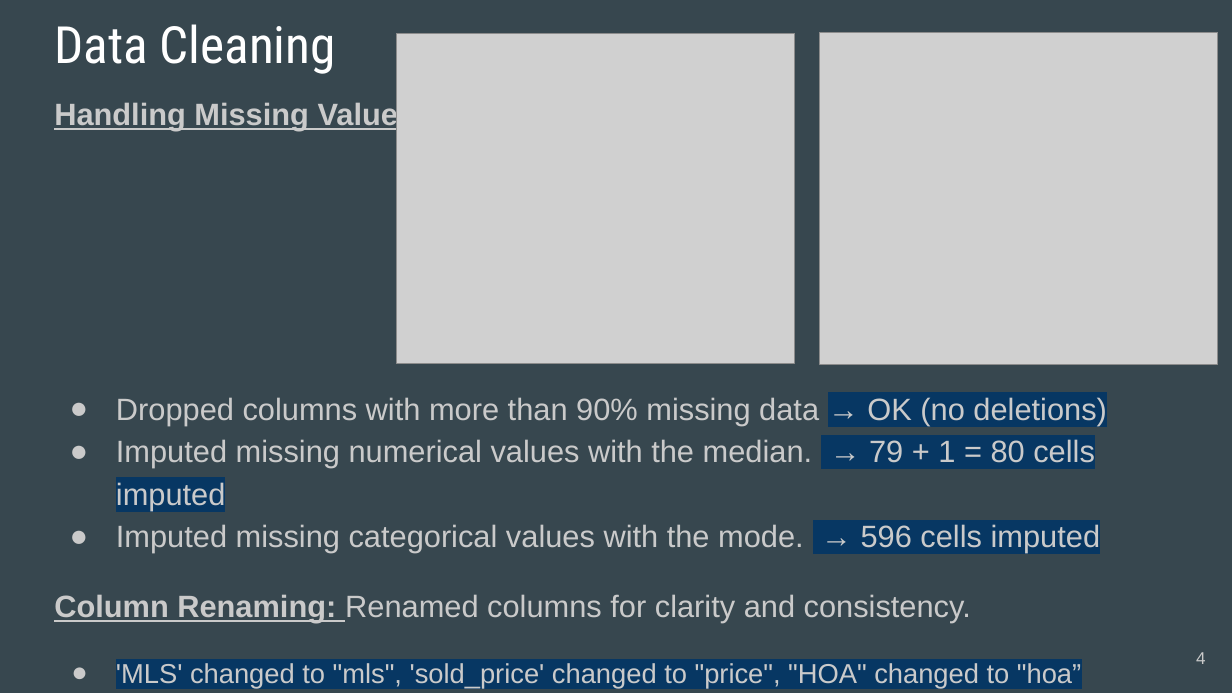
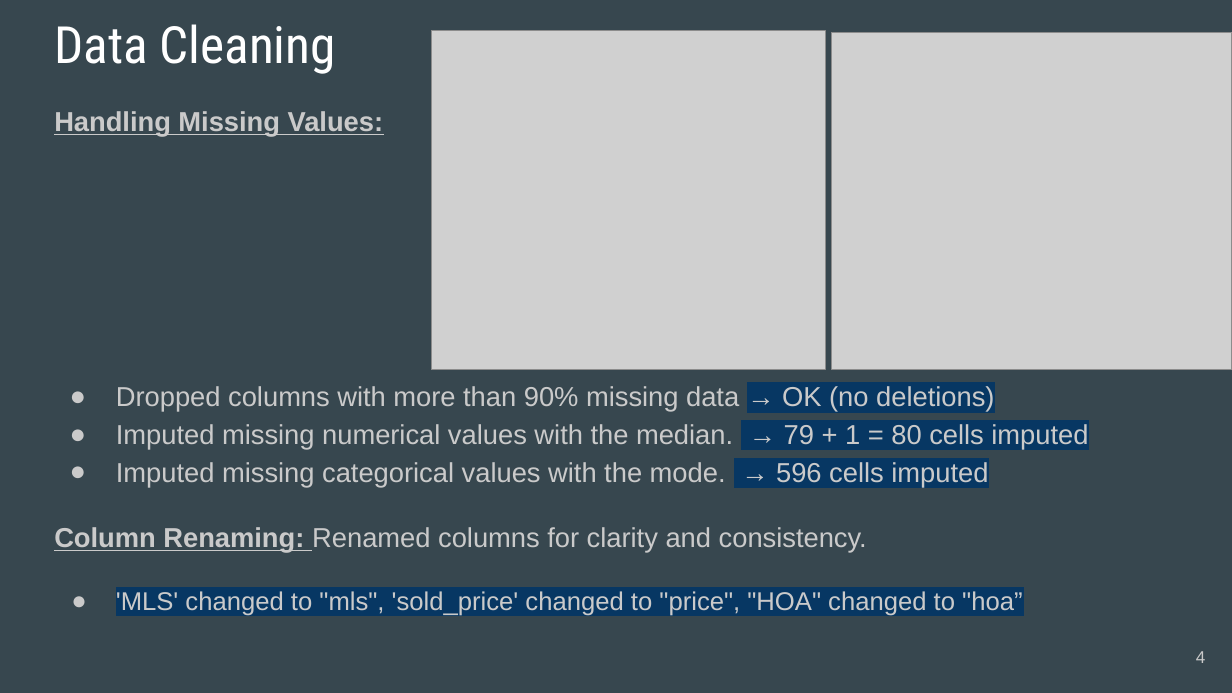
Before and after one commit to NyoYoAB/housingData_EDA, a slide deck: slide 4 of eda_presentation.pptx. Drawn at 1232x693 pixels with LibreOffice and Linux fonts; fonts in the diff are those of the drawing; grey boxes stand for pictures. Boxes give left, top, right and bottom in pixels: in the first picture for what was removed or moved away, otherwise in the second. Text is boxed around its words. In the diff, an @@ line names an element or a change of style, - is before the commit and + after.

```diff
--- a/eda_presentation.pptx
+++ b/eda_presentation.pptx
@@ picture: place and size @@
-picture at [397,33,795,363]
+picture at [431,31,825,370]
@@ picture: place and size @@
-picture at [819,32,1217,365]
+picture at [832,32,1232,370]
@@ text "Handling Missing Values:": place and size @@
-text "Handling Missing Values:" at [54,101,1106,689]
+text "Handling Missing Values:" at [54,111,1088,616]
@@ text "Handling Missing Values:" at [54,111,1088,616]: size 18 to 16 pt in "Handling Missing Values:", "Dropped columns with more than 90% missing ...", "Imputed missing numerical values with the median. ...", "Imputed missing categorical values with the mode. ..." and 1 more places; size 16 to 15 pt in "'MLS' changed to "mls", 'sold_price' changed to ..." @@
```
Also in this commit, not shown: 4 other slides changed, 2 other files.
